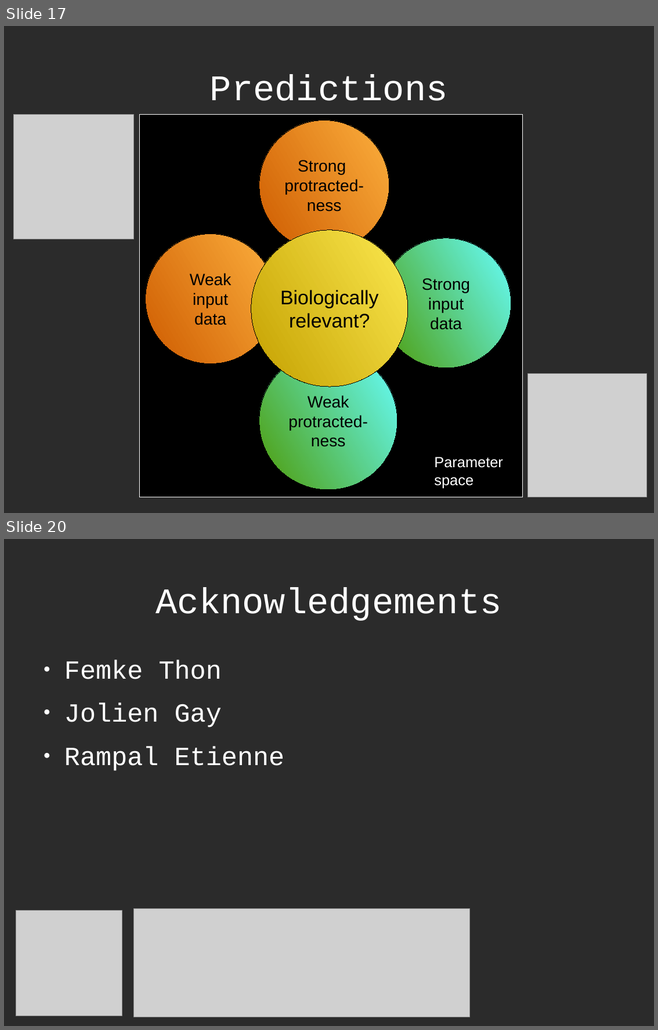
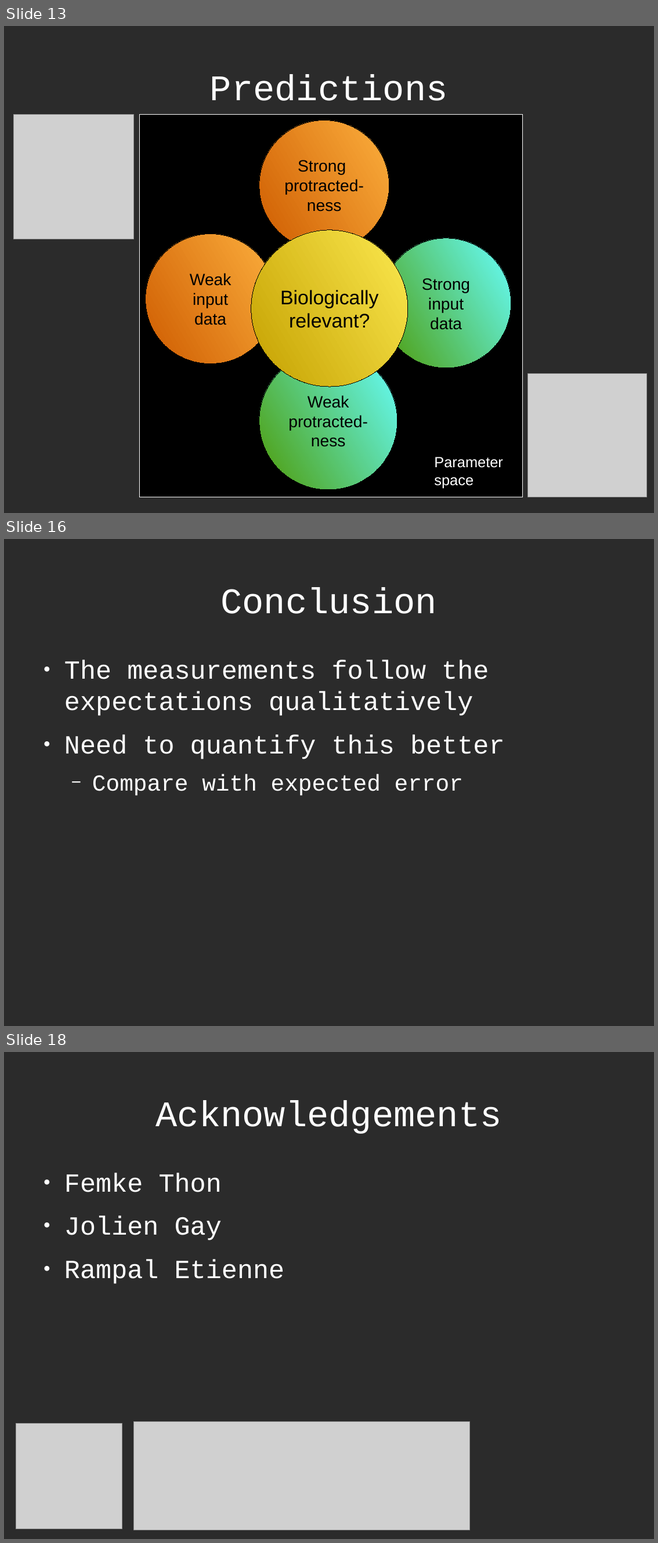
Before and after one commit to richelbilderbeek/Science, a slide deck: Bilderbeek20170213TresMeeting/20170213TresMeeting.odp. Shown one above the other, each under a label of ours: slides 17 and 20 before the commit, slides 13, 16 and 18 after it; the slides between them are not shown. The pictures are 658x1030 and 658x1543 pixels, drawn with LibreOffice and Linux fonts; fonts in the diff are those of the drawing; grey boxes stand for pictures; background and template pictures are left out; a plain dark background stands for a picture behind light text. Boxes give left, top, right and bottom in pixels: in the first picture for what was removed or moved away, otherwise in the second. Text is boxed around its words. In the diff, an @@ line names an element or a change of style, - is before the commit and + after.

Commit message:
Added first measurement

```diff
--- a/Bilderbeek20170213TresMeeting/20170213TresMeeting.odp
+++ b/Bilderbeek20170213TresMeeting/20170213TresMeeting.odp
@@ slide 16 added at box(4, 539, 654, 1026), background picture (left out) @@
@@ title added at box(220, 588, 436, 614), 44 pt, text #FFFFFF @@
+Conclusion
@@ text added at box(64, 660, 505, 796), 32 pt, text #FFFFFF @@
+● The measurements follow the expectations qualitatively
+● Need to quantify this better
+  − Compare with expected error
@@ what was slide 17 is now slide 13 @@
@@ what was slide 20 is now slide 18 @@
```
Also in this commit, not shown: 2 slides changed, 2 other slides added, 4 slides removed, 1 other file.
